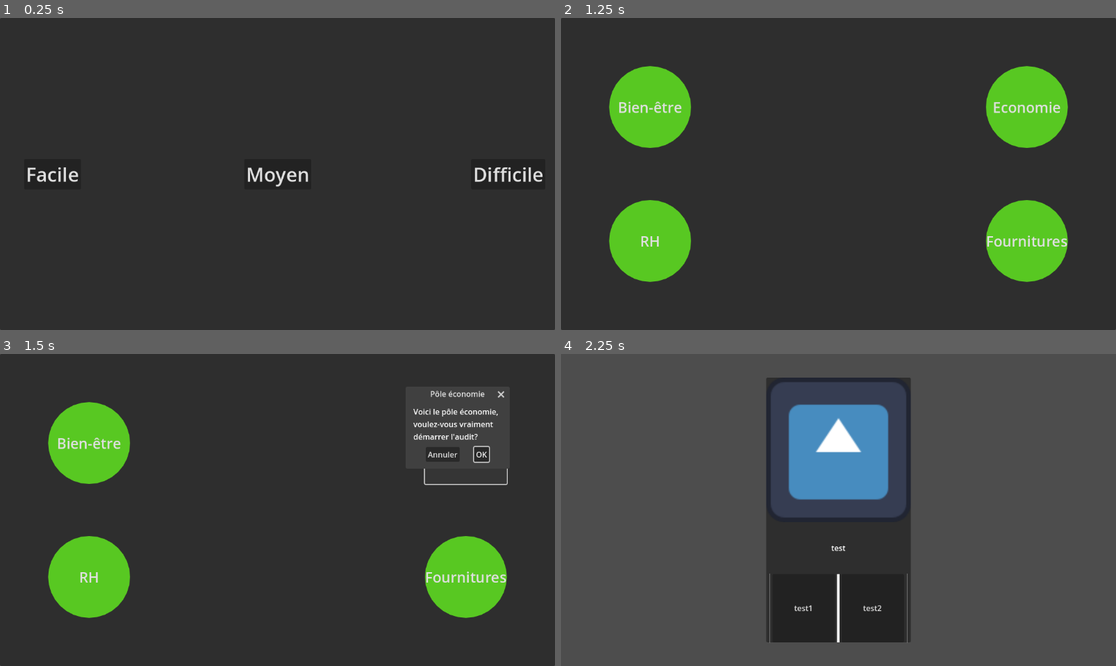
Above: before the commit, frames 1-4 (two rows, left to right).
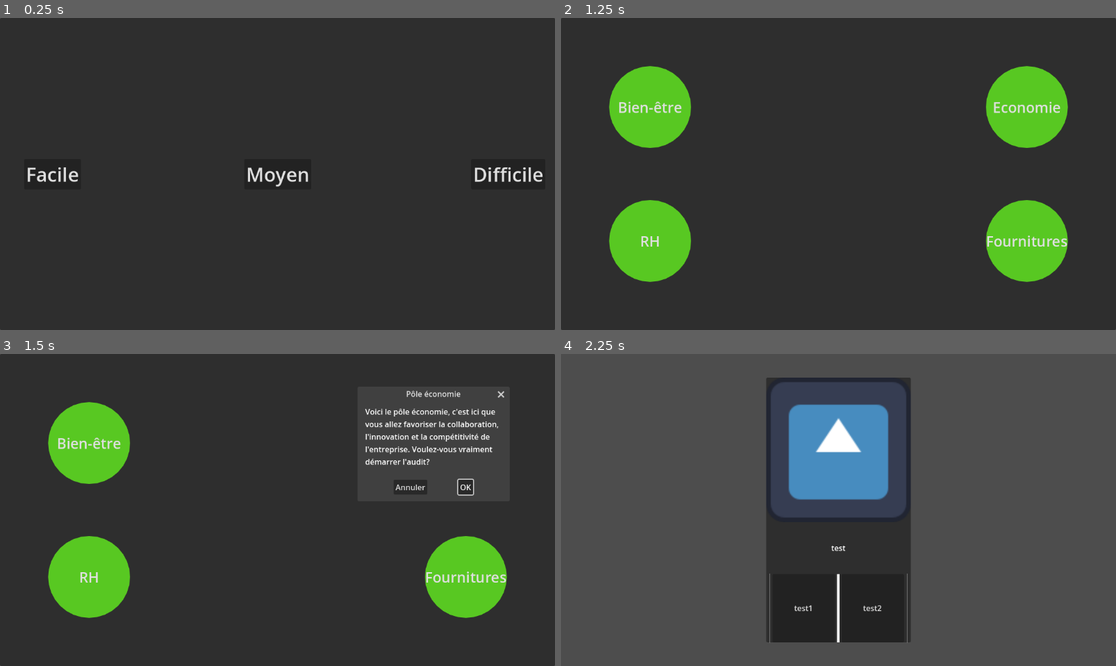
Above: after the commit, the same moments.

Repository: Bebel9445/audit_inc
Game: Godot game, scene res://Scenes/Main.tscn
Two runs of this game, one before a commit and one after it. Both use one fixed random seed, a clock stepped at 60 frames per second and the inputs below. The engine's default icon, where the game draws it, is replaced by a stand-in: a white triangle on a blue panel in a dark square.
Inputs:
- Up to frame 1 (0.25 s): no input
- Up to frame 2 (1.25 s): click "Facile" at 0.5 s
- Up to frame 3 (1.5 s): click "Economie" at 1.25 s
- Up to frame 4 (2.25 s): click "OK" at 2 s

Frames 1-2 are identical in both runs. In frame 3, 1.7% of the frame differs, in the area x 65-92%, y 11-46%; in frame 4, nothing differs.

Commit message:
Textes des pop-ups finis + pull avec le main

Diff:
--- a/Cartes/test.json
+++ b/Cartes/test.json
@@ -1,132 +1,132 @@
 {
-    "nbCartesTirable" : 7,
-    "0" : {
-        "tirable" : true,
-        "nomPerso" : "Z.",
-        "question" : "Comment va le personnel ?",
-        "response" : "Il en manque pas mal",
-        "choix" : {
-            "gauche" : {"texte" : "Je n'en suis pas si sur", "stats" : [0, 20, 0, -10], "prochaineCarte" : null},
-            "droite" : {"texte" : "Embauchons plus", "stats" : [10, -10, 0, 5], "prochaineCarte" : null}
-        },
-        "image" : "images/Z.jpg",
-        "carteBan" : ["1", "2"]
-    },
+	"nbCartesTirable" : 7,
+	"0" : {
+		"tirable" : true,
+		"nomPerso" : "Z.",
+		"question" : "Comment va le personnel ?",
+		"response" : "Il en manque pas mal",
+		"choix" : {
+			"gauche" : {"texte" : "Je n'en suis pas si sur", "stats" : [0, 20, 0, -10], "prochaineCarte" : null},
+			"droite" : {"texte" : "Embauchons plus", "stats" : [10, -10, 0, 5], "prochaineCarte" : null}
+		},
+		"image" : "images/Z.jpg",
+		"carteBan" : ["1", "2"]
+	},
 
-    "1" : {
-        "tirable" : true,
-        "nomPerso" : "Z.",
-        "question" : "Comment va le personnel ?",
-        "response" : "On en a trop, certains se tournent les pouces",
-        "choix" : {
-            "gauche" : {"texte" : "Qu'ils continuent !", "stats" : [0, 0, 0, -10], "prochaineCarte" : null},
-            "droite" : {"texte" : "Boonez leur des congés", "stats" : [0, 0, 0, 15], "prochaineCarte" : null}
-        },
-        "image" : "images/Z.jpg",
-        "carteBan" : ["0", "2"]
-    },
+	"1" : {
+		"tirable" : true,
+		"nomPerso" : "Z.",
+		"question" : "Comment va le personnel ?",
+		"response" : "On en a trop, certains se tournent les pouces",
+		"choix" : {
+			"gauche" : {"texte" : "Qu'ils continuent !", "stats" : [0, 0, 0, -10], "prochaineCarte" : null},
+			"droite" : {"texte" : "Boonez leur des congés", "stats" : [0, 0, 0, 15], "prochaineCarte" : null}
+		},
+		"image" : "images/Z.jpg",
+		"carteBan" : ["0", "2"]
+	},
 
-    "2" : {
-        "tirable" : true,
-        "nomPerso" : "Z.",
-        "question" : "Comment va le personnel ?",
-        "response" : "On est juste bien",
-        "choix" : {
-            "gauche" : {"texte" : "OK !", "stats" : [0, 0, 0, 0], "prochaineCarte" : null},
-            "droite" : {"texte" : "OK !", "stats" : [0, 0, 0, 0], "prochaineCarte" : null}
-        },
-        "image" : "images/Z.jpg",
-        "carteBan" : ["0", "1"]
-    },
+	"2" : {
+		"tirable" : true,
+		"nomPerso" : "Z.",
+		"question" : "Comment va le personnel ?",
+		"response" : "On est juste bien",
+		"choix" : {
+			"gauche" : {"texte" : "OK !", "stats" : [0, 0, 0, 0], "prochaineCarte" : null},
+			"droite" : {"texte" : "OK !", "stats" : [0, 0, 0, 0], "prochaineCarte" : null}
+		},
+		"image" : "images/Z.jpg",
+		"carteBan" : ["0", "1"]
+	},
 
-    "3" : {
-        "tirable" : true,
-        "nomPerso" : "Z.",
-        "question" : "Je vois pas mal de personne qui font la queue à l'IT",
-        "response" : "Oui, on a des pannes informatiques, il nous manque des machines",
-        "choix" : {
-            "gauche" : {"texte" : "Qu'il en soit ainsi", "stats" : [0, 10, -10, 0], "prochaineCarte" : null},
-            "droite" : {"texte" : "Achetez-en plus !", "stats" : [0, 0, 0, 0], "prochaineCarte" : "4"}
-        },
-        "image" : "images/Z.jpg",
-        "carteBan" : []
-    },
+	"3" : {
+		"tirable" : true,
+		"nomPerso" : "Z.",
+		"question" : "Je vois pas mal de personne qui font la queue à l'IT",
+		"response" : "Oui, on a des pannes informatiques, il nous manque des machines",
+		"choix" : {
+			"gauche" : {"texte" : "Qu'il en soit ainsi", "stats" : [0, 10, -10, 0], "prochaineCarte" : null},
+			"droite" : {"texte" : "Achetez-en plus !", "stats" : [0, 0, 0, 0], "prochaineCarte" : "4"}
+		},
+		"image" : "images/Z.jpg",
+		"carteBan" : []
+	},
 
-    "4" : {
-        "tirable" : false,
-        "nomPerso" : "Z.",
-        "question" : "Quel modèle coulez-vous prendre ?",
-        "response" : "Que pensez-vous de celui la ?",
-        "choix" : {
-            "gauche" : {"texte" : "Je suis pas d'accord", "stats" : [0, 0, 0, 0], "prochaineCarte" : "5"},
-            "droite" : {"texte" : "Prenons le !", "stats" : [0, -10, 5, 0], "prochaineCarte" : null}
-        },
-        "image" : "images/pcVieux.jpg",
-        "carteBan" : []
-    },
+	"4" : {
+		"tirable" : false,
+		"nomPerso" : "Z.",
+		"question" : "Quel modèle coulez-vous prendre ?",
+		"response" : "Que pensez-vous de celui la ?",
+		"choix" : {
+			"gauche" : {"texte" : "Je suis pas d'accord", "stats" : [0, 0, 0, 0], "prochaineCarte" : "5"},
+			"droite" : {"texte" : "Prenons le !", "stats" : [0, -10, 5, 0], "prochaineCarte" : null}
+		},
+		"image" : "images/pcVieux.jpg",
+		"carteBan" : []
+	},
 
-    "5" : {
-        "tirable" : false,
-        "nomPerso" : "Z.",
-        "question" : "Quel modèle coulez-vous prendre ?",
-        "response" : "Que pensez-vous de celui la ?",
-        "choix" : {
-            "gauche" : {"texte" : "Je suis pas d'accord", "stats" : [0, 0, 0, 0], "prochaineCarte" : "6"},
-            "droite" : {"texte" : "Prenons le !", "stats" : [0, -20, 10, 0], "prochaineCarte" : null}
-        },
-        "image" : "images/pcMid.jpg",
-        "carteBan" : []
-    },
+	"5" : {
+		"tirable" : false,
+		"nomPerso" : "Z.",
+		"question" : "Quel modèle coulez-vous prendre ?",
+		"response" : "Que pensez-vous de celui la ?",
+		"choix" : {
+			"gauche" : {"texte" : "Je suis pas d'accord", "stats" : [0, 0, 0, 0], "prochaineCarte" : "6"},
+			"droite" : {"texte" : "Prenons le !", "stats" : [0, -20, 10, 0], "prochaineCarte" : null}
+		},
+		"image" : "images/pcMid.jpg",
+		"carteBan" : []
+	},
 
-    "6" : {
-        "tirable" : false,
-        "nomPerso" : "Z.",
-        "question" : "Quel modèle coulez-vous prendre ?",
-        "response" : "Que pensez-vous de celui la ?",
-        "choix" : {
-            "gauche" : {"texte" : "Je suis pas d'accord", "stats" : [0, 0, 0, 0], "prochaineCarte" : "4"},
-            "droite" : {"texte" : "Prenons le !", "stats" : [0, -30, 20, 0], "prochaineCarte" : null}
-        },
-        "image" : "images/pcNeuf.jpg",
-        "carteBan" : []
-    },
+	"6" : {
+		"tirable" : false,
+		"nomPerso" : "Z.",
+		"question" : "Quel modèle coulez-vous prendre ?",
+		"response" : "Que pensez-vous de celui la ?",
+		"choix" : {
+			"gauche" : {"texte" : "Je suis pas d'accord", "stats" : [0, 0, 0, 0], "prochaineCarte" : "4"},
+			"droite" : {"texte" : "Prenons le !", "stats" : [0, -30, 20, 0], "prochaineCarte" : null}
+		},
+		"image" : "images/pcNeuf.jpg",
+		"carteBan" : []
+	},
 
-    "7" : {
-        "tirable" : true,
-        "nomPerso" : "Comptable",
-        "question" : "Quel est l'état des comptes ?",
-        "response" : "Ils ne vont pas très bien",
-        "choix" : {
-            "gauche" : {"texte" : "Faites de votre mieux", "stats" : [0, -5, 0, 0], "prochaineCarte" : null},
-            "droite" : {"texte" : "Reduisez les avantages CSE", "stats" : [0, 10, 0, -15], "prochaineCarte" : null}
-        },
-        "image" : "images/comptable.jpg",
-        "carteBan" : ["8"]
-    },
+	"7" : {
+		"tirable" : true,
+		"nomPerso" : "Comptable",
+		"question" : "Quel est l'état des comptes ?",
+		"response" : "Ils ne vont pas très bien",
+		"choix" : {
+			"gauche" : {"texte" : "Faites de votre mieux", "stats" : [0, -5, 0, 0], "prochaineCarte" : null},
+			"droite" : {"texte" : "Reduisez les avantages CSE", "stats" : [0, 10, 0, -15], "prochaineCarte" : null}
+		},
+		"image" : "images/comptable.jpg",
+		"carteBan" : ["8"]
+	},
 
-    "8" : {
-        "tirable" : true,
-        "nomPerso" : "Comptable",
-        "question" : "Quel est l'état des comptes ?",
-        "response" : "Ils vont très bien",
-        "choix" : {
-            "gauche" : {"texte" : "Pas mal", "stats" : [0, 0, 0, 0], "prochaineCarte" : null},
-            "droite" : {"texte" : "Investissez !", "stats" : [0, -20, 10, 10], "prochaineCarte" : null}
-        },
-        "image" : "images/comptable.jpg",
-        "carteBan" : ["7"]
-    },
+	"8" : {
+		"tirable" : true,
+		"nomPerso" : "Comptable",
+		"question" : "Quel est l'état des comptes ?",
+		"response" : "Ils vont très bien",
+		"choix" : {
+			"gauche" : {"texte" : "Pas mal", "stats" : [0, 0, 0, 0], "prochaineCarte" : null},
+			"droite" : {"texte" : "Investissez !", "stats" : [0, -20, 10, 10], "prochaineCarte" : null}
+		},
+		"image" : "images/comptable.jpg",
+		"carteBan" : ["7"]
+	},
 
-    "9" : {
-        "tirable" : true,
-        "nomPerso" : "Yann",
-        "question" : "Qui êtes vous ?",
-        "response" : "BATO !",
-        "choix" : {
-            "gauche" : {"texte" : "BARK !", "stats" : [0, 0, 0, 0], "prochaineCarte" : null},
-            "droite" : {"texte" : "POR AVIO !", "stats" : [0, 0, 0, 0], "prochaineCarte" : null}
-        },
-        "image" : "images/yann.jpg",
-        "carteBan" : []
-    }
+	"9" : {
+		"tirable" : true,
+		"nomPerso" : "Yann",
+		"question" : "Qui êtes vous ?",
+		"response" : "BATO !",
+		"choix" : {
+			"gauche" : {"texte" : "BARK !", "stats" : [0, 0, 0, 0], "prochaineCarte" : null},
+			"droite" : {"texte" : "POR AVIO !", "stats" : [0, 0, 0, 0], "prochaineCarte" : null}
+		},
+		"image" : "images/yann.jpg",
+		"carteBan" : []
+	}
 }
--- a/Scenes/choixPoles.tscn
+++ b/Scenes/choixPoles.tscn
@@ -45,33 +45,33 @@
 
 [node name="PopUpEconomie" type="ConfirmationDialog" parent="."]
 title = "Pôle économie"
-position = Vector2i(850, 100)
-size = Vector2i(200, 132)
-dialog_text = "Voici le pôle économie, voulez-vous vraiment démarrer l'audit?"
+position = Vector2i(750, 100)
+size = Vector2i(300, 200)
+dialog_text = "Voici le pôle économie, c'est ici que vous allez favoriser la collaboration, l'innovation et la compétitivité de l'entreprise. Voulez-vous vraiment démarrer l'audit?"
 dialog_autowrap = true
 cancel_button_text = "Annuler"
 
 [node name="PopUpRH" type="ConfirmationDialog" parent="."]
 title = "Pôle RH"
 position = Vector2i(100, 400)
-size = Vector2i(200, 132)
-dialog_text = "Voici le pôle RH, voulez-vous vraiment démarrer l'audit?"
+size = Vector2i(400, 210)
+dialog_text = "Voici le pôle RH, c'est ici que vous allez être en charge du recrutement de nouveaux employés et de la formation des salariés déjà présents dans l'entreprise afin d'assurer leur développement au sein de l'organisation. voulez-vous vraiment démarrer l'audit?"
 dialog_autowrap = true
 cancel_button_text = "Annuler"
 
 [node name="PopUpFournitures" type="ConfirmationDialog" parent="."]
 title = "Pôle Fournitures"
-position = Vector2i(850, 400)
-size = Vector2i(200, 132)
-dialog_text = "Voici le pôle RH, voulez-vous vraiment démarrer l'audit?"
+position = Vector2i(750, 400)
+size = Vector2i(300, 210)
+dialog_text = "Voici le pôle fournitures, c'est ici que vous allez vous occuper des achats de matériels, ainsi que de l'approvisionnement  des besoins techniques voulez-vous vraiment démarrer l'audit?"
 dialog_autowrap = true
 cancel_button_text = "Annuler"
 
 [node name="PopUpBienEtre" type="ConfirmationDialog" parent="."]
 title = "Pôle Bien-être"
 position = Vector2i(100, 100)
-size = Vector2i(200, 132)
-dialog_text = "Voici le pôle bien-être, voulez-vous vraiment démarrer l'audit?"
+size = Vector2i(300, 200)
+dialog_text = "Voici le pôle bien-être, c'est ici que vous allez vous occuper de la satisfaction des employées, ainsi que leurs besoins. Voulez-vous vraiment démarrer l'audit?"
 dialog_autowrap = true
 cancel_button_text = "Annuler"
 
Not shown, added: Cartes/images/Z.jpg.import
Not shown, added: Cartes/images/comptable.jpg.import
Not shown, added: Cartes/images/pcMid.jpg.import
Not shown, added: Cartes/images/pcNeuf.jpg.import
Not shown, added: Cartes/images/pcVieux.jpg.import
Not shown, added: Cartes/images/yann.jpg.import
